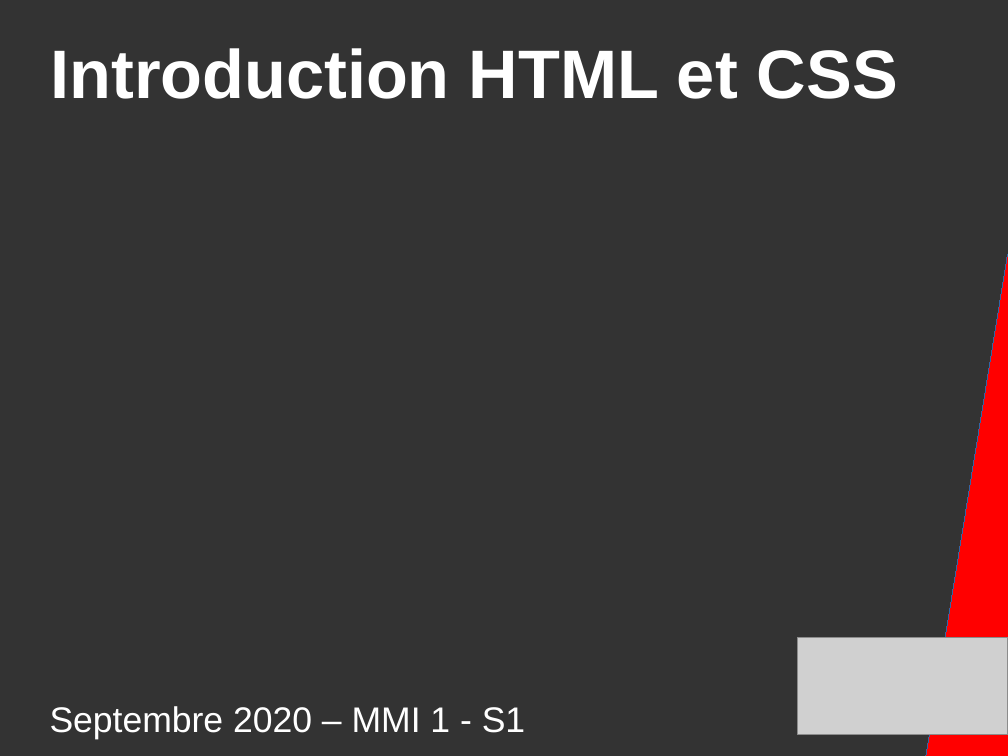
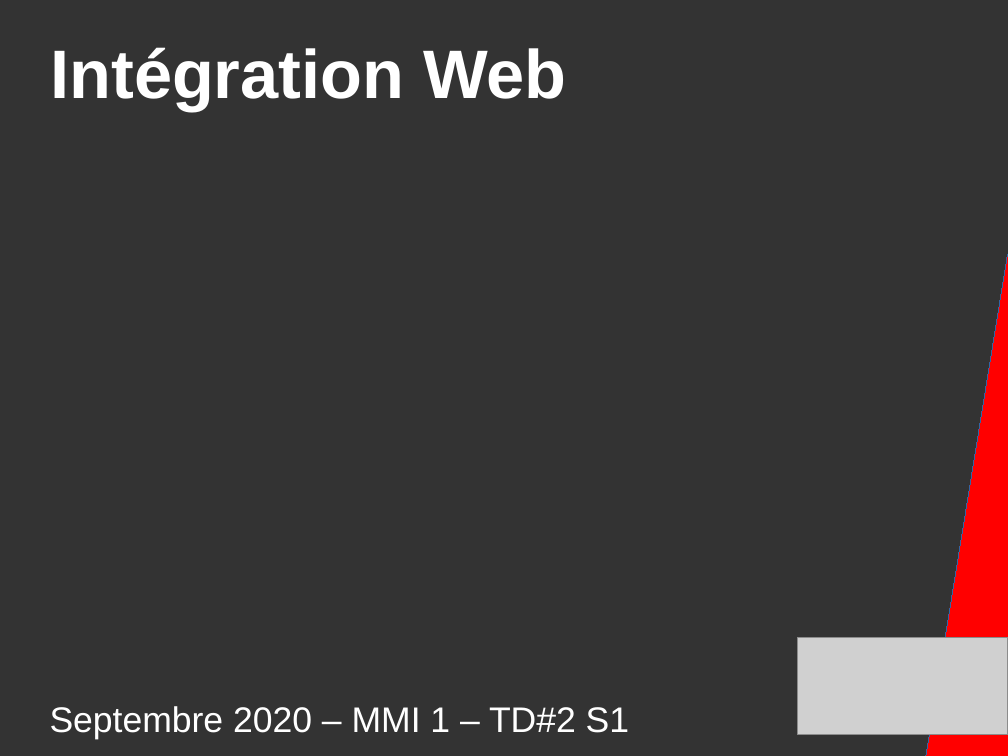
Before and after one commit to DanYellow/presentations, a slide deck: slide 1 of mmi/html/travaux-pratiques/numero-2/presentation.odp. Drawn at 1008x756 pixels with LibreOffice and Linux fonts; fonts in the diff are those of the drawing; grey boxes stand for pictures. Boxes give left, top, right and bottom in pixels: in the first picture for what was removed or moved away, otherwise in the second. Text is boxed around its words. In the diff, an @@ line names an element or a change of style, - is before the commit and + after.

```diff
--- a/mmi/html/travaux-pratiques/numero-2/presentation.odp
+++ b/mmi/html/travaux-pratiques/numero-2/presentation.odp
@@ title at [50, 47, 566, 112]: text changed @@
-Introduction HTML et CSS
+Intégration Web
@@ title at [50, 706, 629, 739]: text changed @@
-Septembre 2020 – MMI 1 - S1
+Septembre 2020 – MMI 1 – TD#2 S1
```
Also in this commit, not shown: 4 other slides changed, 3 slides added, 1 slide removed, 3 other files.
